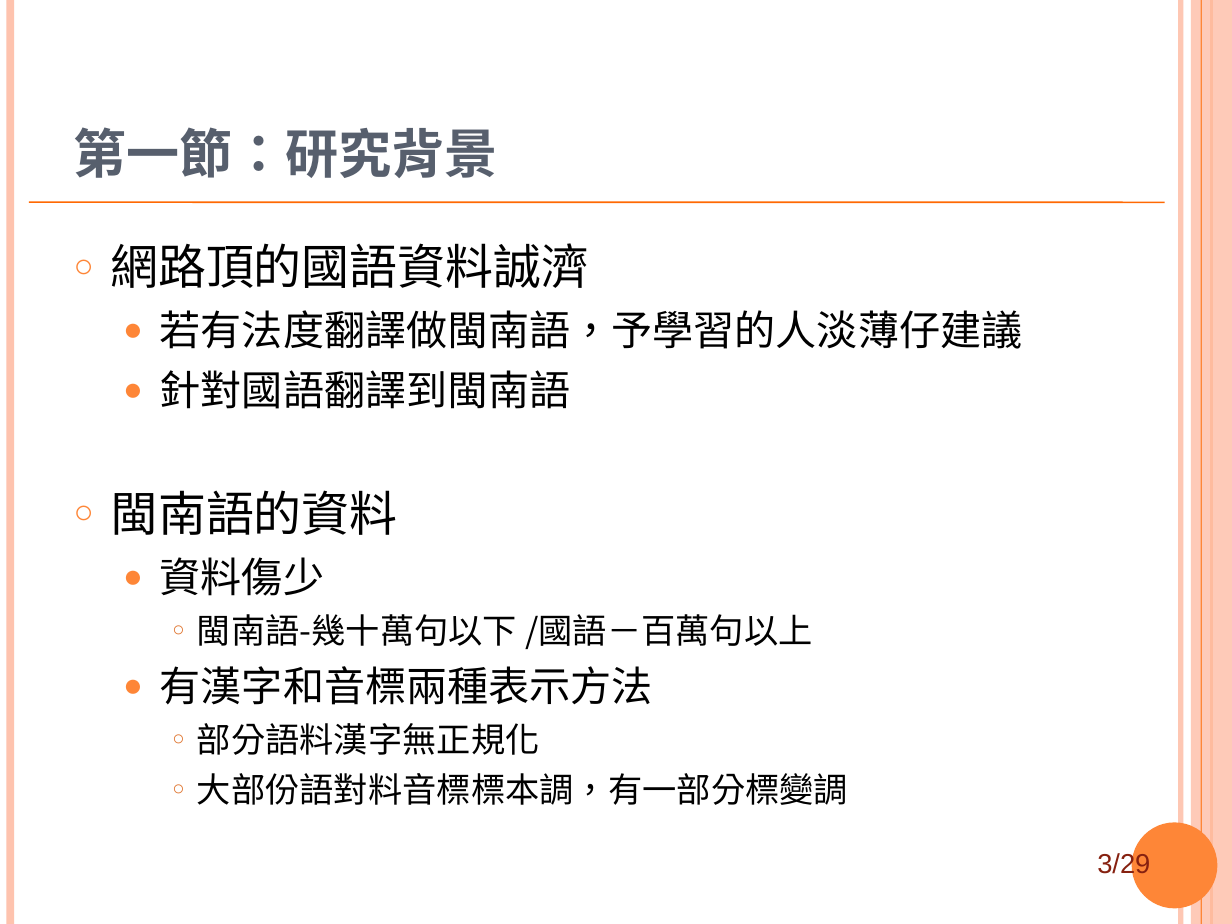
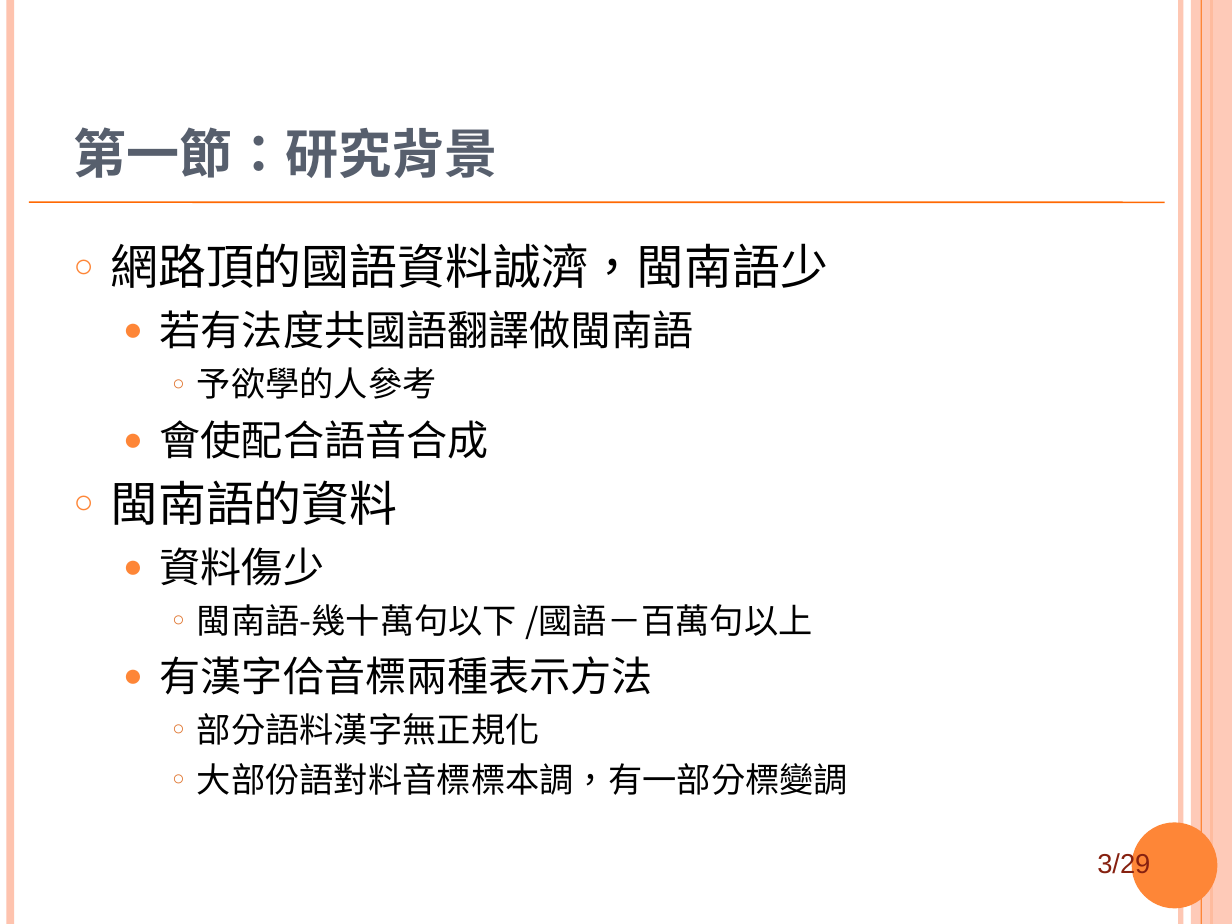
Before and after one commit to sih4sing5hong5/po3-ko3_tau5-iann2-phinn3, a slide deck: slide 3 of 翻譯報告.ppt. Drawn at 1232x924 pixels with LibreOffice and Linux fonts; fonts in the diff are those of the drawing; background and template pictures are left out. Boxes give left, top, right and bottom in pixels: in the first picture for what was removed or moved away, otherwise in the second. Text is boxed around its words. In the diff, an @@ line names an element or a change of style, - is before the commit and + after.

```diff
--- a/翻譯報告.ppt
+++ b/翻譯報告.ppt
@@ text at (110, 243, 828, 459): text changed @@
-○ 網路頂的國語資料誠濟
-  ● 若有法度翻譯做閩南語，予學習的人淡薄仔建議
-  ● 針對國語翻譯到閩南語
+○ 網路頂的國語資料誠濟，閩南語少
+  ● 若有法度共國語翻譯做閩南語
+    ○ 予欲學的人參考
+  ● 會使配合語音合成
@@ text at (160, 656, 653, 695): text changed @@
-  ● 有漢字和音標兩種表示方法
+  ● 有漢字佮音標兩種表示方法
```
Also in this commit, not shown: 15 other slides changed, 2 slides added.
